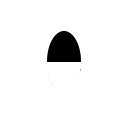
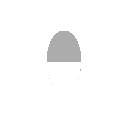
Before/after of a (128, 128) layered artwork. What changed in the layer stack:
painted on "Layer 1" over [47, 31, 81, 62]
